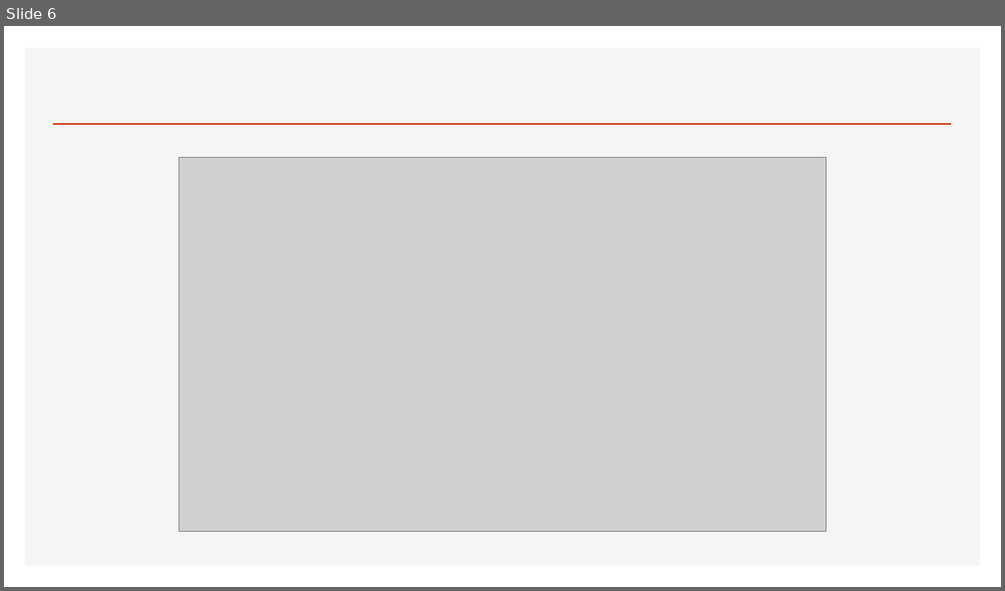
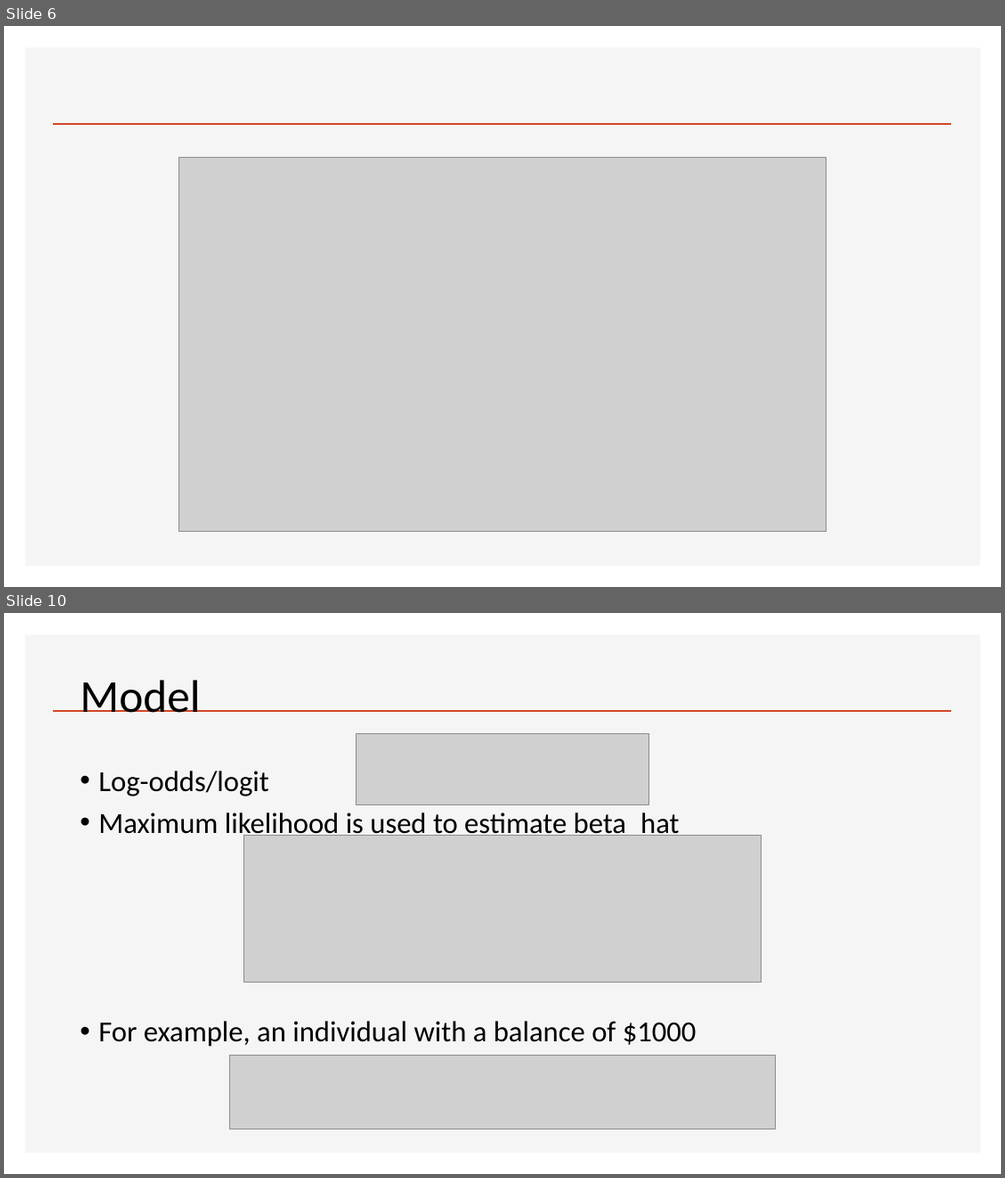
Before and after one commit to duonghung86/Kaggle-competition, a slide deck: Titanic 1.pptx. Shown one above the other, each under a label of ours: slide 6 before the commit, slides 6 and 10 after it; the slides between them are not shown. The pictures are 1005x591 and 1005x1178 pixels, drawn with LibreOffice and Linux fonts; fonts in the diff are those of the drawing; grey boxes stand for pictures; background and template pictures are left out. Boxes give left, top, right and bottom in pixels: in the first picture for what was removed or moved away, otherwise in the second. Text is boxed around its words. In the diff, an @@ line names an element or a change of style, - is before the commit and + after.

```diff
--- a/Titanic 1.pptx
+++ b/Titanic 1.pptx
@@ slide 10 added at (x1=4, y1=613, x2=1001, y2=1174), background #FFFFFF; not listed: 2 template elements that a slide beside it also shows @@
@@ title added at (x1=80, y1=680, x2=200, y2=713), 44 pt, text #000000 @@
+Model
@@ picture added at (x1=356, y1=734, x2=648, y2=805) @@
@@ text added at (x1=98, y1=771, x2=696, y2=1046), 28 pt, text #000000 @@
+• Log-odds/logit
+• Maximum likelihood is used to estimate beta_hat
+• For example, an individual with a balance of $1000
@@ picture added at (x1=244, y1=835, x2=761, y2=982) @@
@@ picture added at (x1=230, y1=1055, x2=776, y2=1130) @@
```
Also in this commit, not shown: 6 slides changed, 4 other slides added.
